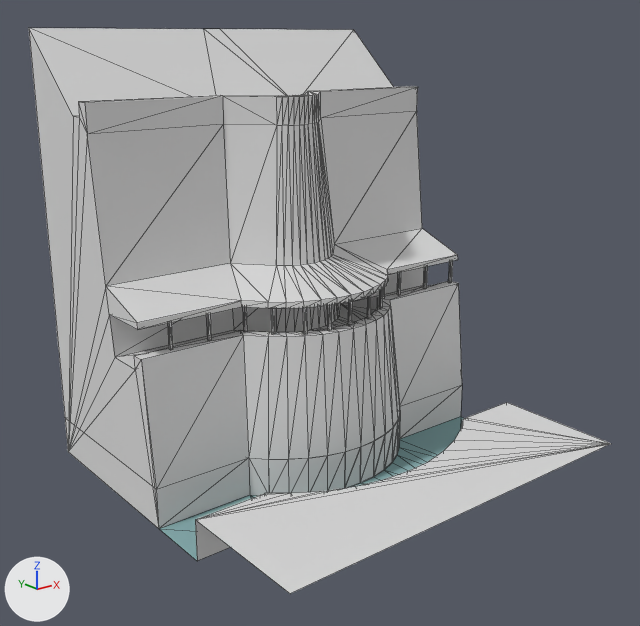
The OBJ model assets/stl_export/ccrw.obj as it was, and as the next commit left it.
Camera for both pictures: a camera (50 mm lens) standing at (-39.9, -48.7, 29.1) and looking at (-1.2, -0.4, 9.8). Every picture has the same lights, and +X, +Y and +Z are marked at lower left. The first picture is the older version. Mesh edges are drawn as thin lines. Where no turn or scale is listed for an object, it has been applied to the vertices. Vertices at exactly the same position are counted once.

The scene before the commit, as lines of its bpy script (objects in view):
```python
me_ccrw = bpy.data.meshes.new('ccrw')
me_ccrw.from_pydata(...)  # 391 vertices, 705 faces; spans x -15.0..15.0, y -15.0..15.0, z -3.0..29.6
# faces by material slot: [677, 28]
me_ccrw.materials.append(mat_default)  # light grey #dadada
me_ccrw.materials.append(mat_water)  # greyish cyan #88afb1
ob_ccrw = bpy.data.objects.new('ccrw', me_ccrw)
ob_ccrw.location = (0.0, 0.0, 0.0)
```
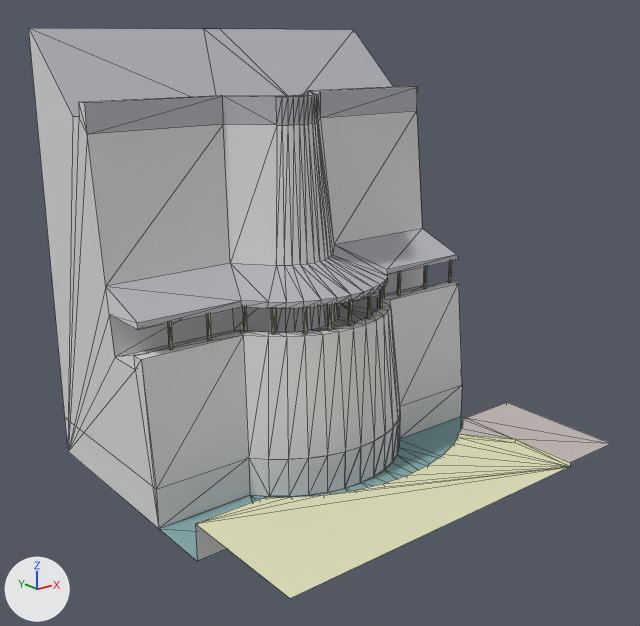
Pixel boxes [x1, y1, x2, y2] of what changed, in the pictures (640 x 626 px; the box of a moved part takes in the faces that stretch with it):
'ccrw', reshaped
    before: [29, 28, 611, 594]
    after: [29, 28, 611, 598]
part 1 of me_ccrw, moved or reshaped
    before: [195, 418, 611, 594]
    after: [195, 418, 611, 598]
part 2 of me_ccrw, recoloured (light grey to grey)
    both: [29, 28, 458, 329]
part 3 of me_ccrw, recoloured
    both: [168, 261, 453, 350]
part 4 of me_ccrw, recoloured
    both: [467, 403, 609, 443]
part 5 of me_ccrw, recoloured
    before: [262, 493, 288, 495]
    after: [262, 497, 289, 499]

Diff of the bpy script that builds the scene:
```diff
--- a/assets/stl_export/ccrw.obj.py
+++ b/assets/stl_export/ccrw.obj.py
@@ mat_castleroof @@
+mat_castleroof = principled_material('castleRoof')
+mat_castleroof.base_color = (0.471, 0.471, 0.51)  # grey #b7b7bd
+mat_castleroof.roughness = 1.0
@@ mat_w @@
+mat_w = principled_material('w')
+mat_w.base_color = (0.757, 0.757, 0.502)  # beige #e2e2bc
+mat_w.roughness = 1.0
@@ mat_straw @@
+mat_straw = principled_material('straw')
+mat_straw.base_color = (0.569, 0.514, 0.42)  # light grey #c7bead
+mat_straw.roughness = 1.0
@@ mat_road @@
+mat_road = principled_material('road')
+mat_road.base_color = (0.537, 0.49, 0.467)  # light grey #c2bab6
+mat_road.roughness = 1.0
@@ me_ccrw @@
 # used by ob_ccrw; location = (0.0, 0.0, 0.0)
-me_ccrw.from_pydata(...)  # 391 vertices, 705 faces; spans x -15.0..15.0, y -15.0..15.0, z -3.0..29.6
+me_ccrw.from_pydata(...)  # 397 vertices, 715 faces; spans x -15.0..15.0, y -15.0..15.0, z -3.0..29.6
+# me_ccrw part 1
+# 9 vertices are removed from x -15.0..6.4, y -15.0..-5.0, z 0.0
+# 30 faces are deleted
+# 3 vertices in x -10.0..-8.3, y -6.1..-5.0, z 0.0 move by (0.0, 0.0, -0.3)
+# 7 vertices are added at x -15.0..10.0, y -15.0..-6.6, z -0.3..0.0
+# 8 new vertices lie (0.0, 0.0, 2.7) away from vertices in x -15.0..6.4, y -8.7..-5.0, z -3.0
+# 19 new faces join them, mat_default (light grey #dadada)
+# 5 new faces join them, mat_road (light grey #c2bab6)
+# 16 new faces join them, mat_w (beige #e2e2bc)
+# me_ccrw part 2: 185 faces spanning x -15.0..15.0, y -2.5..15.0, z 11.0..29.6 switch from mat_default (light grey #dadada) to mat_castleroof (grey #b7b7bd)
+# me_ccrw part 3: 156 faces spanning x -12.6..14.6, y -2.1..1.6, z 9.0..11.0 switch from mat_default (light grey #dadada) to mat_straw (light grey #c7bead)
+# me_ccrw part 4: 1 face spanning x 10.0..15.0, y -15.0..-5.0, z 0.0 switches from mat_default (light grey #dadada) to mat_road (light grey #c2bab6)
+# me_ccrw part 5: 1 face spanning x -10.0..-8.3, y -6.1..-5.0, z -0.3 switches from mat_default (light grey #dadada) to mat_w (beige #e2e2bc)
 me_ccrw.materials.append(mat_water)
+me_ccrw.materials.append(mat_road)  # light grey #c2bab6
+me_ccrw.materials.append(mat_w)  # beige #e2e2bc
```
